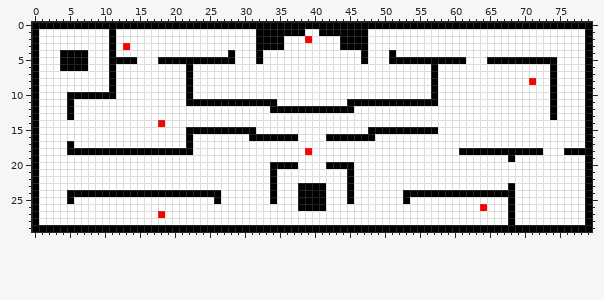
Sprite sheet: level.png. The picture above is the old version.
The file is 80x30 pixels.
The result:
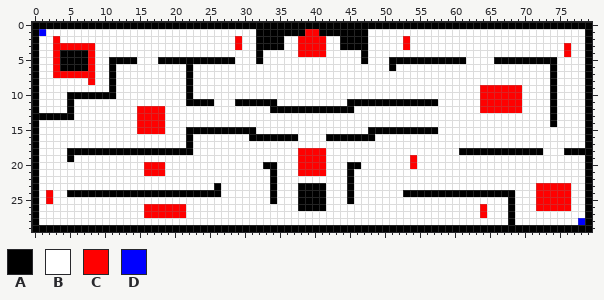
Palette (. is transparent): A #000000  B #ffffff  C #ff0000  D #0000ff
Changes in this commit:
The edit turns colour B into colour A in row 6 at x 51; in row 13 at x 1 to 4; in row 14 at x 74; in row 19 at x 5; in row 20 at x 33 and 46; in row 23 at x 26.
The edit turns colour A into colour B in rows 1 to 3 at x 11; in row 4 at x 11, 28 and 51; in row 5 at x 65; in rows 6 to 10 at x 57; in row 11 at x 26 to 28; in row 17 at x 5.
The edit turns colour A into colour B in row 19 at x 68; in row 20 at x 35 to 37 and 42 to 44; in row 23 at x 68; in row 25 at x 5, 26 and 53.
The edit turns colour C into colour B in row 3 at x 13; in row 8 at x 71.
The edit turns colour B into colour C in row 1 at x 39 to 40; in row 2 at x 3, 29, 38, 40 to 41 and 53; in row 3 at x 3 to 8, 29, 38 to 41, 53 and 76; in row 4 at x 3, 8, 38 to 41 and 76; in rows 5 to 6 at x 3 and 8; in row 7 at x 3 to 8.
The edit turns colour B into colour C in row 8 at x 8; in rows 9 to 11 at x 64 to 69; in row 12 at x 15 to 18 and 64 to 69; in row 13 at x 15 to 18; in row 14 at x 15 to 17; in row 15 at x 15 to 18.
The edit turns colour B into colour C in row 18 at x 38 and 40 to 41; in row 19 at x 38 to 41 and 54; in row 20 at x 16 to 18, 38 to 41 and 54; in row 21 at x 16 to 18 and 38 to 41; in row 23 at x 72 to 76; in rows 24 to 25 at x 2 and 72 to 76.
The edit turns colour B into colour C in row 26 at x 16 to 21 and 72 to 76; in row 27 at x 16 to 17, 19 to 21 and 64.
The edit turns colour B into colour D in row 1 at x 1; in row 28 at x 78.
